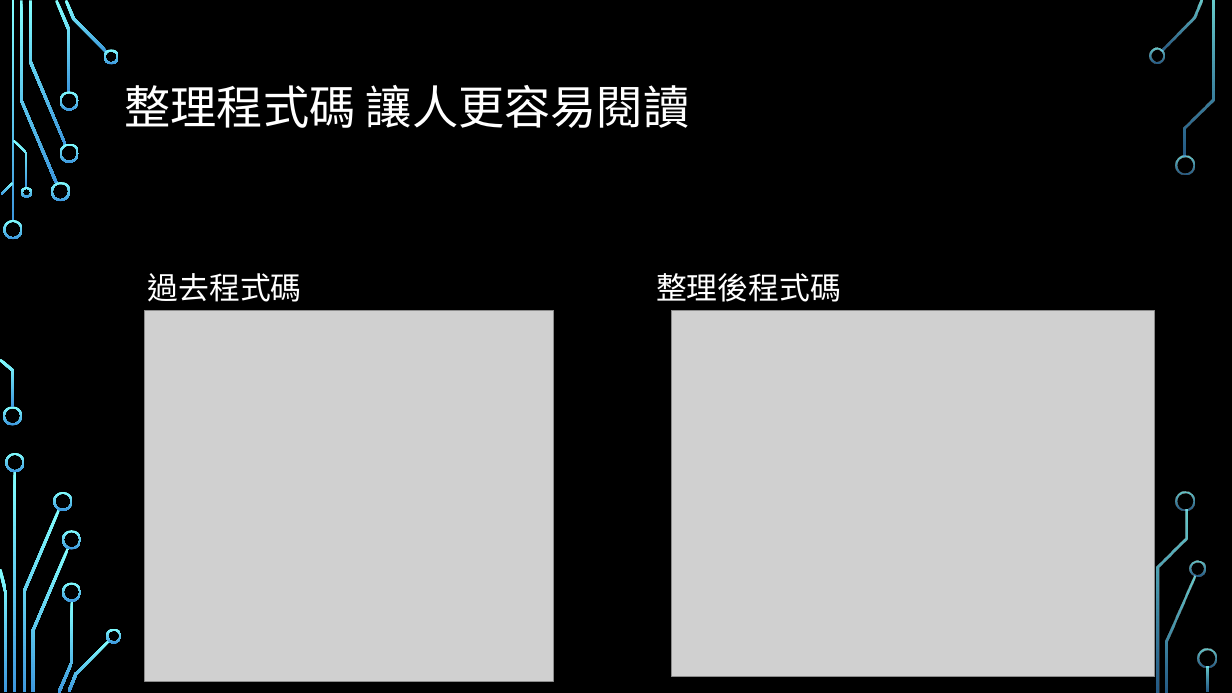
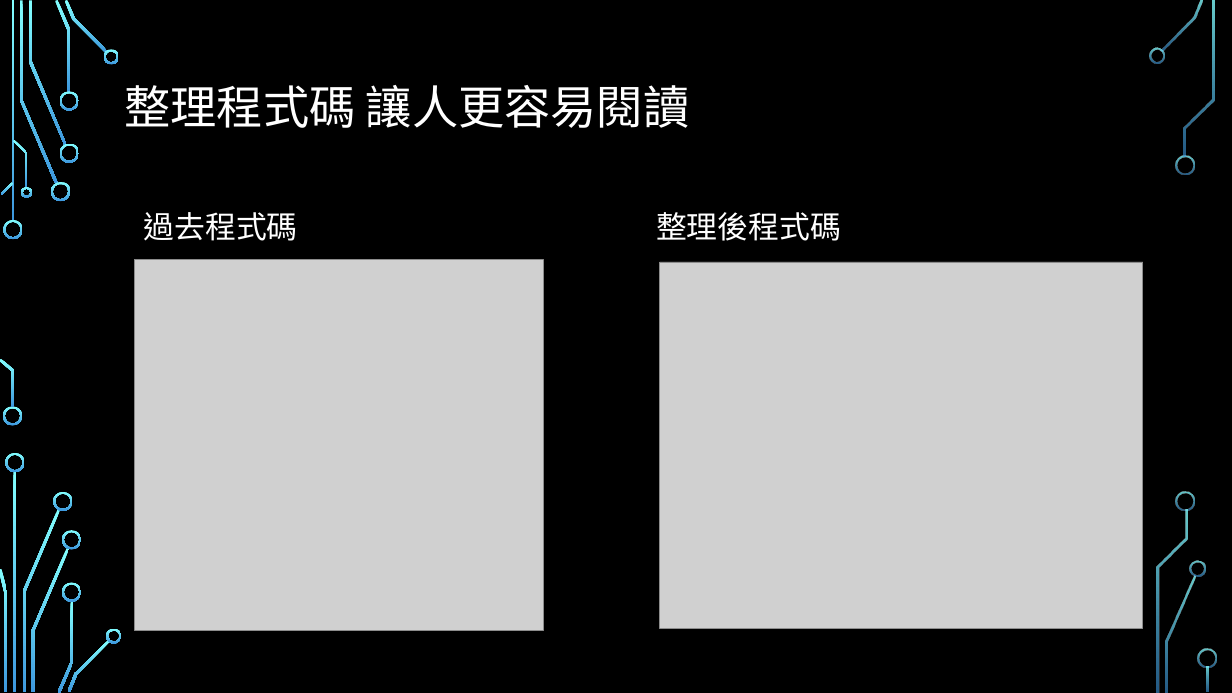
Before and after one commit to sky14785214/Python, a slide deck: slide 7 of 專題資料夾/1080514/停車場車牌辨識系統.pptx (slide 5 before the commit). Drawn at 1232x693 pixels with LibreOffice and Linux fonts; fonts in the diff are those of the drawing; grey boxes stand for pictures; background and template pictures are left out. Boxes give left, top, right and bottom in pixels: in the first picture for what was removed or moved away, otherwise in the second. Text is boxed around its words. In the diff, an @@ line names an element or a change of style, - is before the commit and + after.

```diff
--- a/專題資料夾/1080514/停車場車牌辨識系統.pptx
+++ b/專題資料夾/1080514/停車場車牌辨識系統.pptx
@@ text "過去程式碼": place and size @@
-text "過去程式碼" at [148,273,302,302]
+text "過去程式碼" at [144,212,298,241]
@@ text "整理後程式碼": place and size @@
-text "整理後程式碼" at [656,273,841,302]
+text "整理後程式碼" at [656,212,841,241]
@@ picture: place and size @@
-picture at [145,311,555,681]
+picture at [134,260,543,630]
@@ picture: place and size @@
-picture at [672,311,1155,677]
+picture at [660,262,1143,628]
```
Also in this commit, not shown: 2 slides added, 6 other files.
